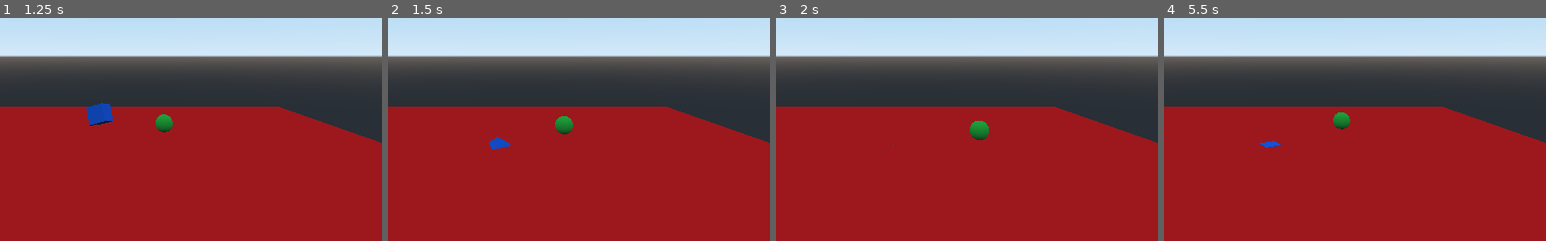
Above: before the commit, frames 1-4 (left to right).
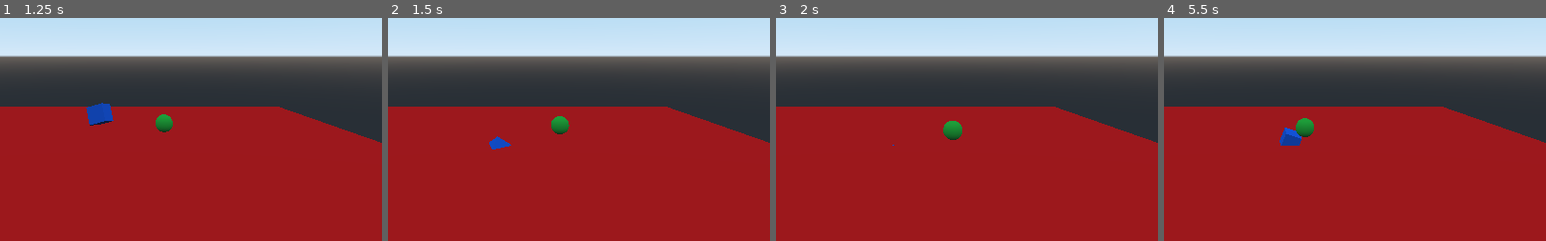
Above: after the commit, the same moments.

Repository: Chaitanyassr/Roll_the_ball
Game: Godot game, scene res://main.tscn
Two runs of this game, one before a commit and one after it. Both use one fixed random seed, a clock stepped at 60 frames per second and the inputs below.
Inputs:
- Up to frame 1 (1.25 s): hold Right (ui_right) from 0.53 s (still down)
- Up to frame 2 (1.5 s): release Right (ui_right) at 1.28 s; hold Down (ui_down) from 1.28 s (still down)
- Up to frame 3 (2 s): keep holding Down (ui_down)
- Up to frame 4 (5.5 s): release Down (ui_down) at 2.03 s; hold Right (ui_right) 2.03-2.78 s; hold Up (ui_up) 2.78-3.53 s; hold Left (ui_left) 3.53-5.03 s; hold Down (ui_down) from 5.03 s (still down)
The pictures show only the part of the screen within x 32-82%, y 41-91%; the shares and areas given below are measured in that part.

Frame 1 is identical in both runs. In frame 2, 0.2% of the frame differs, in the area x 42-49%, y 44-53%; in frame 3, 0.7%; in frame 4, 1.0%, in the area x 25-49%, y 42-59%.

Commit message:
fix few code

Diff:
--- a/New Game Project/KinematicBody.gd
+++ b/New Game Project/KinematicBody.gd
@@ -13,6 +13,8 @@
 			velocity.x = 5
 	elif Input.is_action_pressed("ui_left"):
 			velocity.x = -5
+	else:
+		velocity.x = lerp(velocity.x,0,0.1)
 
 	if Input.is_action_pressed("ui_up") and Input.is_action_pressed("ui_down"):
 		velocity.x = 0
@@ -20,4 +22,6 @@
 			velocity.z = -5
 	elif Input.is_action_pressed("ui_down"):
 			velocity.z = 5
+	else:
+		velocity.z = lerp(velocity.z,0,0.1)
 	move_and_slide(velocity)
